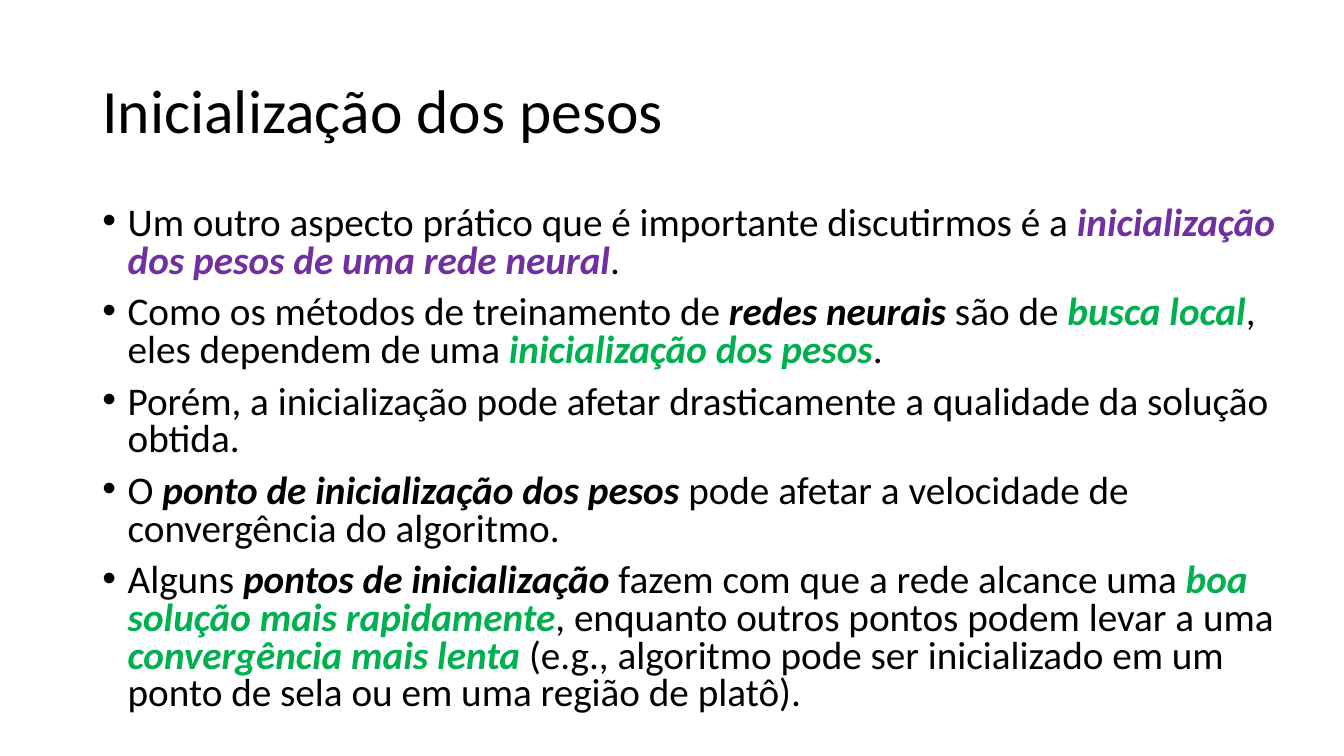
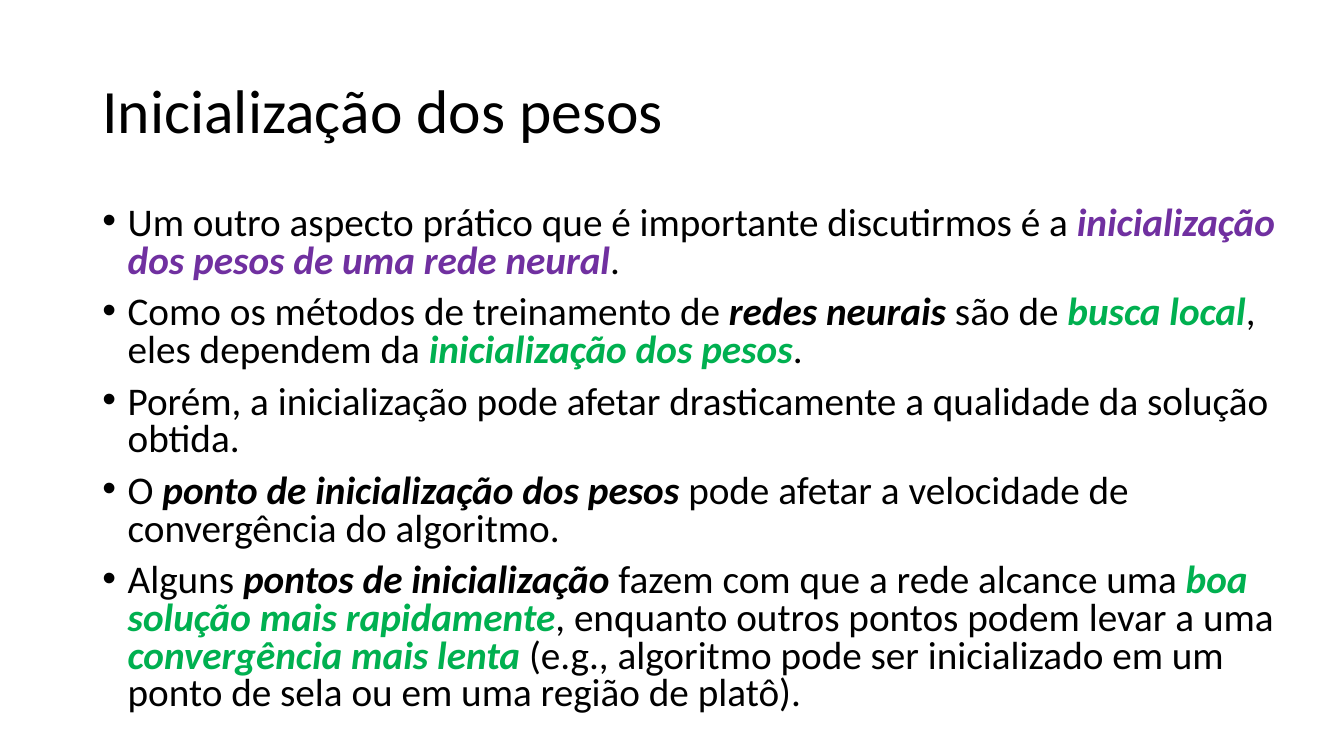
Before and after one commit to zz4fap/t320_aprendizado_de_maquina, a slide deck: slide 14 of slides/T320_Redes_Neurais_Artificiais (Parte IV).pptx. Drawn at 1344x756 pixels with LibreOffice and Linux fonts; fonts in the diff are those of the drawing. Boxes give left, top, right and bottom in pixels: in the first picture for what was removed or moved away, otherwise in the second. Text is boxed around its words. In the diff, an @@ line names an element or a change of style, - is before the commit and + after.

```diff
--- a/slides/T320_Redes_Neurais_Artificiais (Parte IV).pptx
+++ b/slides/T320_Redes_Neurais_Artificiais (Parte IV).pptx
@@ text at [128, 297, 1255, 370]: text changed @@
-• Como os métodos de treinamento de redes neurais são de busca local, eles dependem de uma inicialização dos pesos.
+• Como os métodos de treinamento de redes neurais são de busca local, eles dependem da inicialização dos pesos.
```
Also in this commit, not shown: 6 other slides changed, 1 other file.
